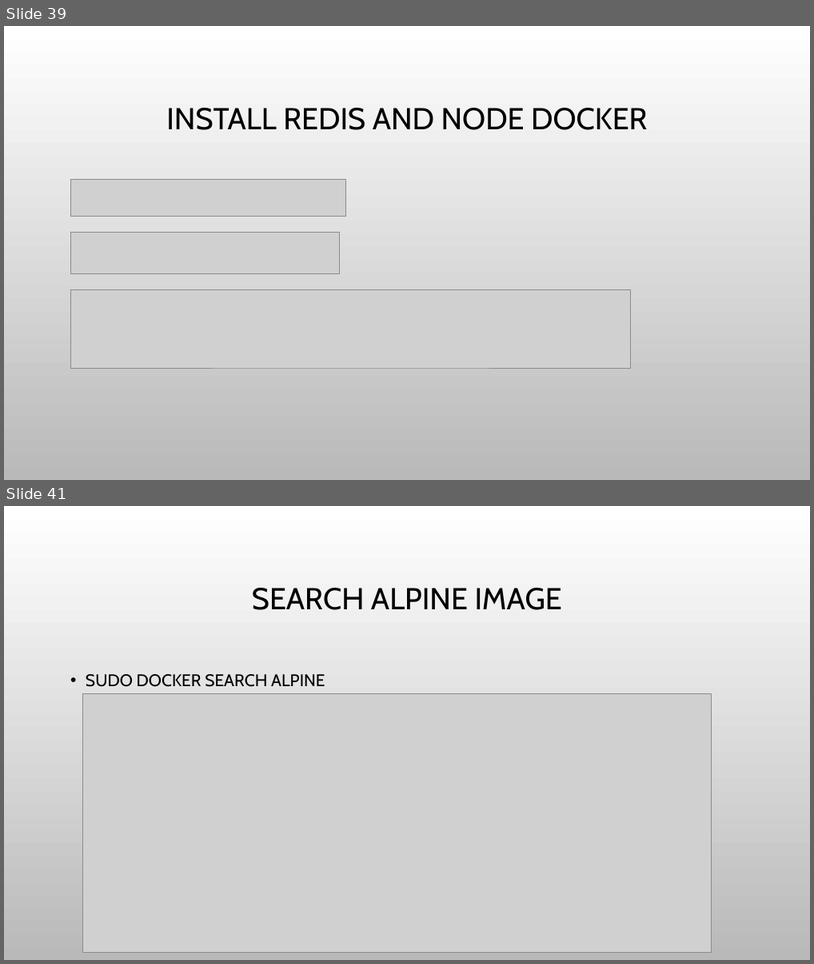
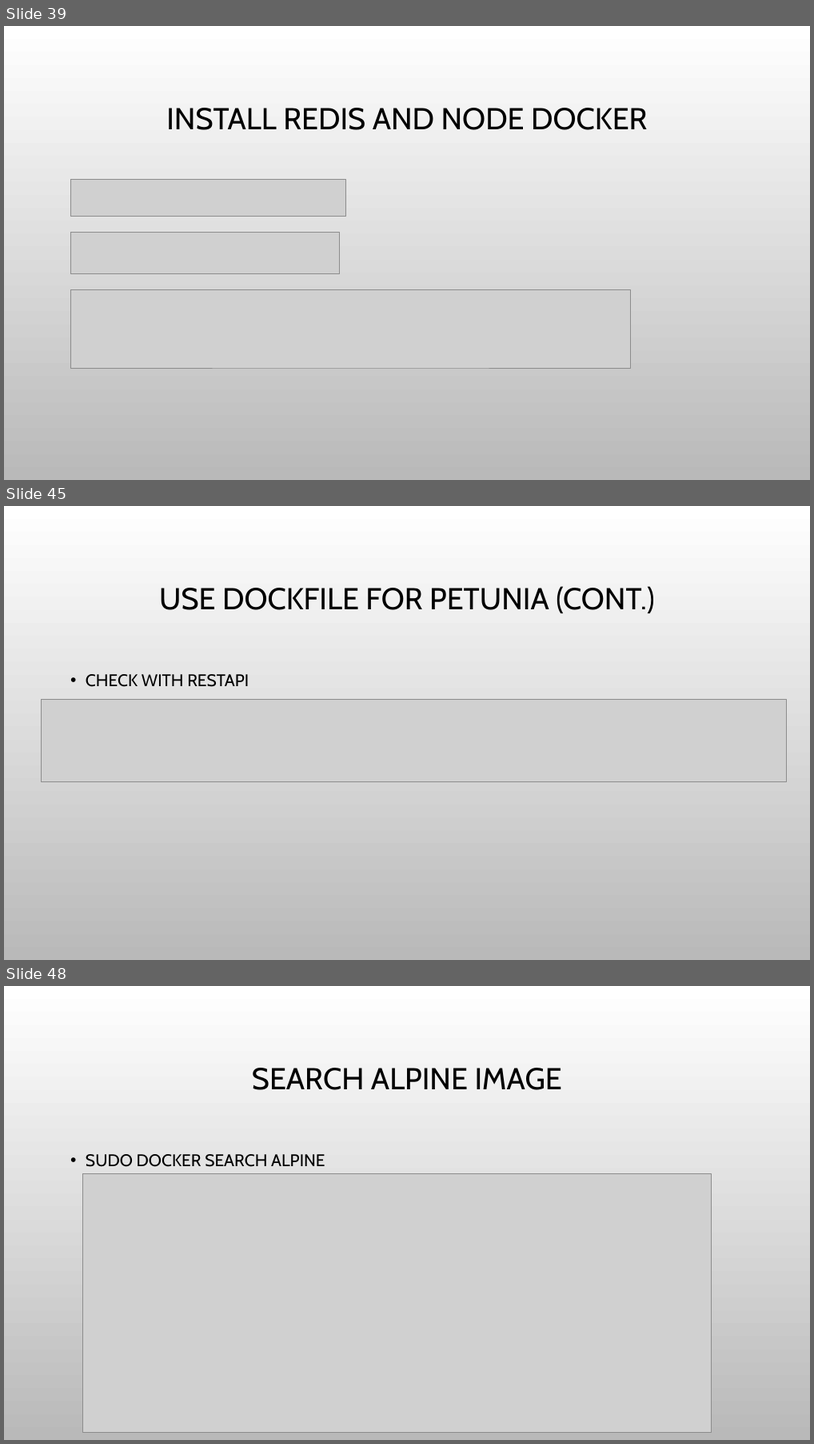
Before and after one commit to haixiang1977/iris, a slide deck: Docker Practice.pptx. Shown one above the other, each under a label of ours: slides 39 and 41 before the commit, slides 39, 45 and 48 after it; the slides between them are not shown. The pictures are 814x964 and 814x1444 pixels, drawn with LibreOffice and Linux fonts; fonts in the diff are those of the drawing; grey boxes stand for pictures; background and template pictures are left out. Boxes give left, top, right and bottom in pixels: in the first picture for what was removed or moved away, otherwise in the second. Text is boxed around its words. In the diff, an @@ line names an element or a change of style, - is before the commit and + after.

Commit message:
Add docker for petunia

```diff
--- a/Docker Practice.pptx
+++ b/Docker Practice.pptx
@@ slide 45 added at (4,506,810,960), background picture (left out) @@
@@ title added at (159,586,654,613), 36 pt, text #000000 @@
+USE DOCKFILE FOR PETUNIA (CONT.)
@@ text added at (86,674,249,687), 20 pt, text #000000 @@
+• CHECK WITH RESTAPI
@@ picture added at (41,699,787,782) @@
@@ what was slide 41 is now slide 48 @@
```
Also in this commit, not shown: 1 slide changed, 6 other slides added, 3 other files.
